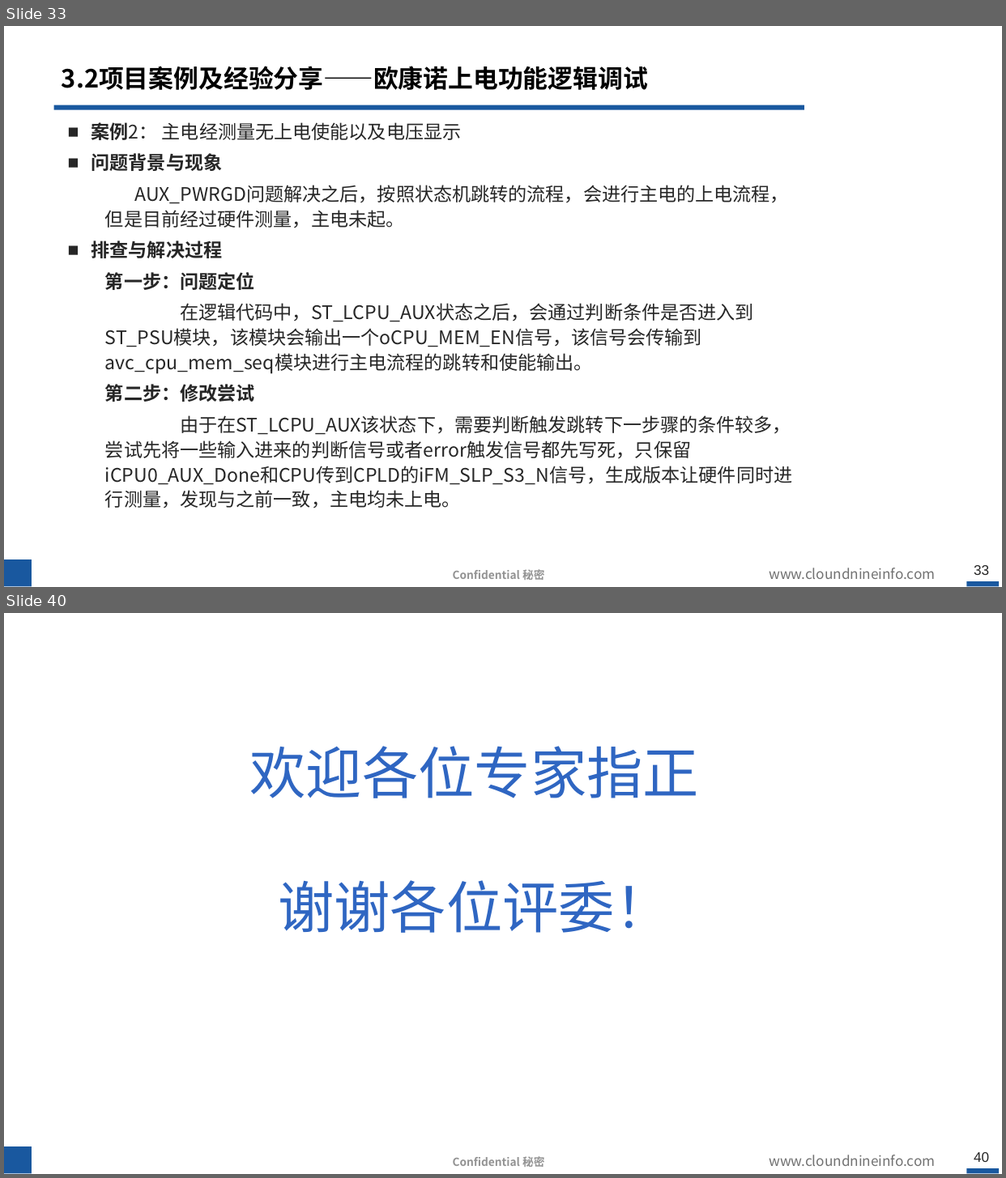
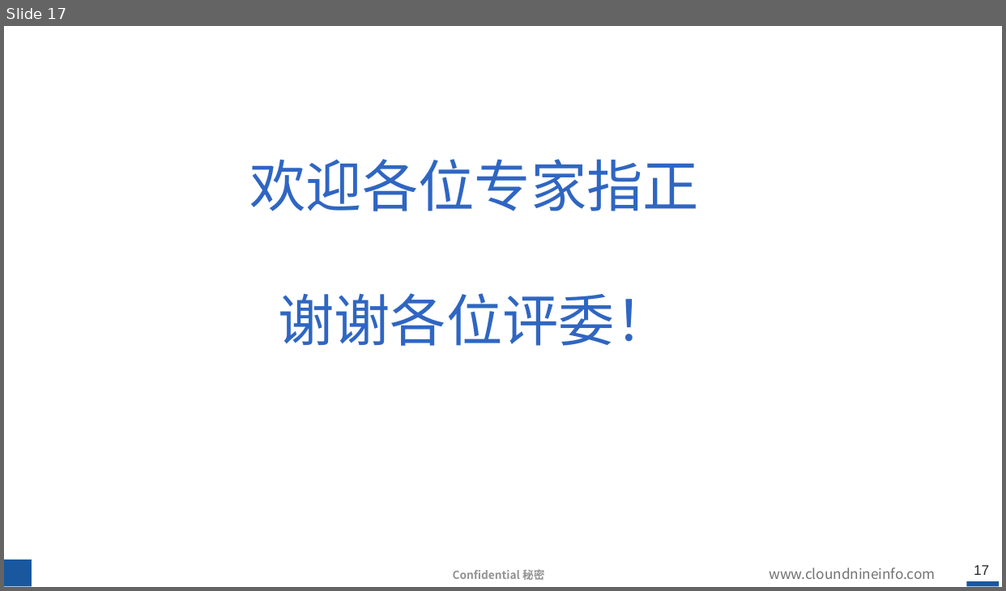
Before and after one commit to hahada-998/Tieta_code, a slide deck: 转正答辩.pptx. Shown one above the other, each under a label of ours: slides 33 and 40 before the commit, slide 17 after it; the slides between them are not shown. The pictures are 1006x1178 and 1006x591 pixels, drawn with LibreOffice and Linux fonts; fonts in the diff are those of the drawing; background and template pictures are left out. Boxes give left, top, right and bottom in pixels: in the first picture for what was removed or moved away, otherwise in the second. Text is boxed around its words. In the diff, an @@ line names an element or a change of style, - is before the commit and + after.

```diff
--- a/转正答辩.pptx
+++ b/转正答辩.pptx
@@ slide 33 removed at <box>4,26,1002,587</box>, background #FFFFFF; not listed: 5 template elements that a slide beside it also shows @@
@@ title removed at <box>62,66,648,90</box> @@
-3.2项目案例及经验分享——欧康诺上电功能逻辑调试
@@ rectangle removed at <box>54,105,805,110</box> @@
@@ text removed at <box>91,122,792,509</box> @@
-■ 案例2： 主电经测量无上电使能以及电压显示
-■ 问题背景与现象
-  AUX_PWRGD问题解决之后，按照状态机跳转的流程，会进行主电的上电流程，但是目前经过硬件测量，主电未起。
-■ 排查与解决过程
-  第一步：问题定位
-  在逻辑代码中，ST_LCPU_AUX状态之后，会通过判断条件是否进入到ST_PSU模块，该模块会输出一个oCPU_MEM_EN信号，该信号会传输到avc_cpu_mem_seq模块进行主电流程的跳转和使能输出。
-  第二步：修改尝试
-  由于在ST_LCPU_AUX该状态下，需要判断触发跳转下一步骤的条件较多，尝试先将一些输入进来的判断信号或者error触发信号都先写死，只保留iCPU0_AUX_Done和CPU传到CPLD的iFM_SLP_S3_N信号，生成版本让硬件同时进行测量，发现与之前一致，主电均未上电。
@@ what was slide 40 is now slide 17 @@
@@ page number at <box>974,565,989,575</box>: text changed @@
-40
+17
```
Also in this commit, not shown: 8 slides changed, 3 slides added, 25 other slides removed, 2 other files.
